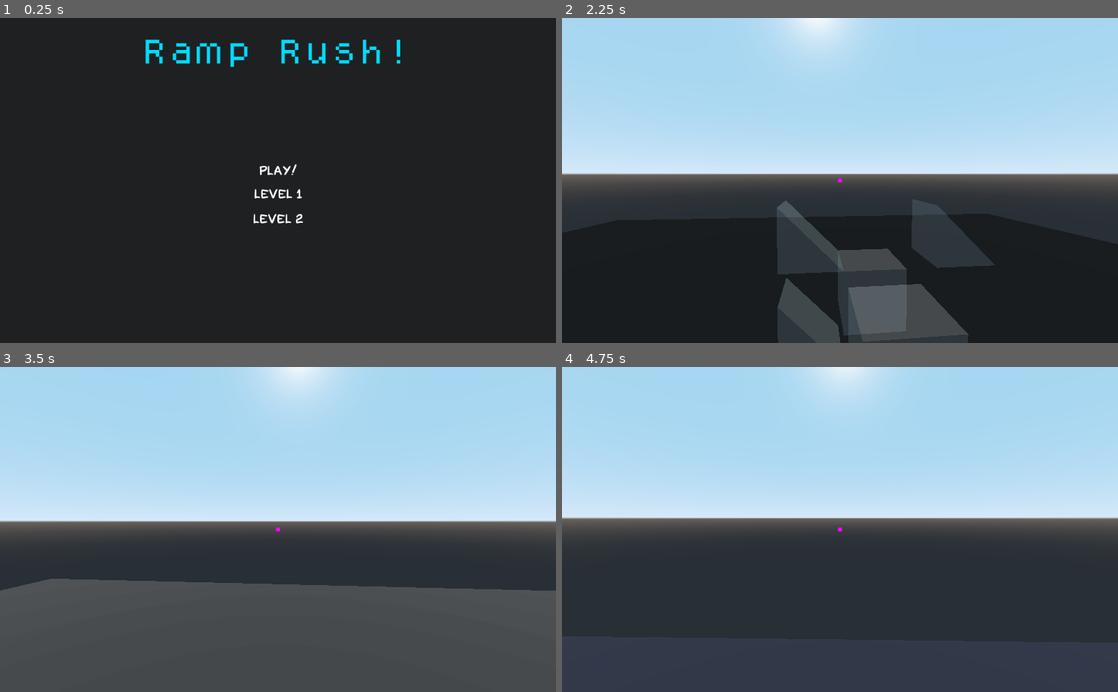
Above: before the commit, frames 1-4 (two rows, left to right).
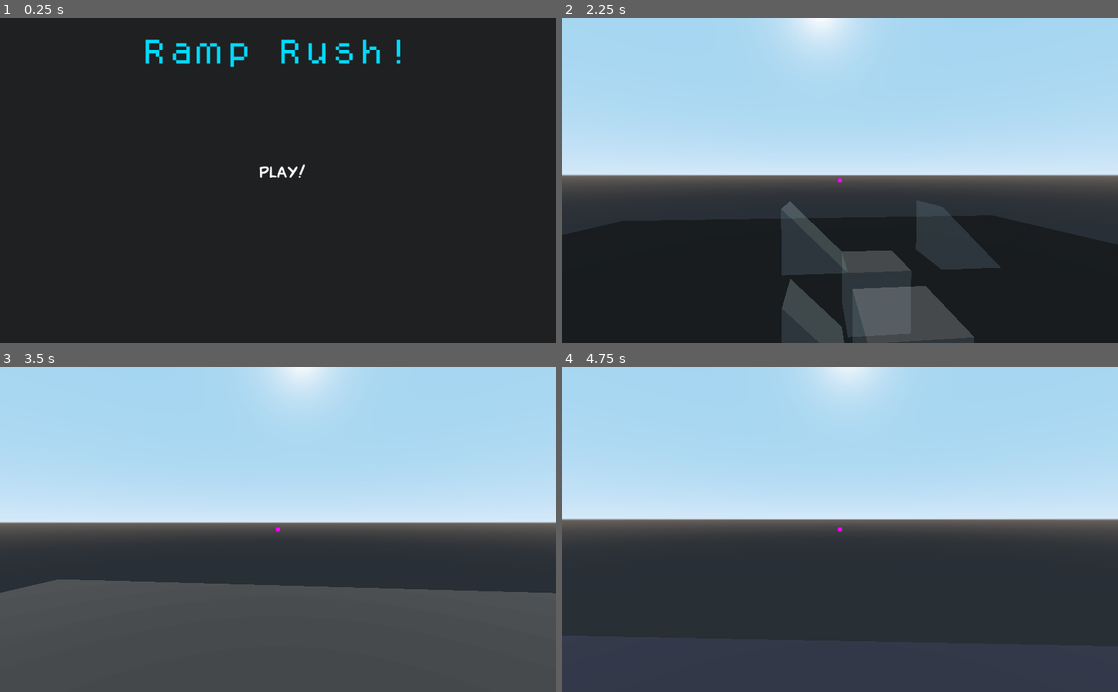
Above: after the commit, the same moments.

Repository: lpszeto/Ramp_Rush
Game: Godot game, scene res://Menu.tscn
The game is run twice, just before and just after one commit, with the same random seed, the same clock (stepped at 60 frames per second) and the same inputs.
Inputs (mouse positions are in pixels of both pictures, inside the frame that each line leads up to):
- Up to frame 1 (0.25 s): no input
- Up to frame 2 (2.25 s): click (840, 219) at 0.5 s, where only the run before the commit has a clickable "Level 2"; click "Play!" at 1.25 s; tap Enter (ui_accept) at 2 s; move the mouse to (867, 180) at 2.02 s; hold W (forward) from 2.03 s (still down); click (867, 180) at 2.1 s
- Up to frame 3 (3.5 s): keep holding W (forward); tap Enter (ui_accept) at 2.27, 3.02 s; move the mouse to (250, 529) at 2.77 s; click (250, 529) at 2.85 s
- Up to frame 4 (4.75 s): keep holding W (forward); move the mouse to (851, 523) at 3.52 s; click (851, 523) at 3.6 s; tap Enter (ui_accept) at 4.25, 4.52 s; move the mouse to (834, 536) at 4.27 s; click (834, 536) at 4.35 s

The runs differ from the first frame. In frame 1, 0.4% of the frame differs, in the area x 45-55%, y 44-64%; in frame 2, 2.3%, in the area x 0-100%, y 47-100%; in frame 3, 1.2%; in frame 4, 0.7%.

Commit message:
delete level 1 and 2

Diff:
--- a/Ramp Rush/Menu.tscn
+++ b/Ramp Rush/Menu.tscn
@@ -47,34 +47,4 @@
 flat = true
 script = ExtResource( 3 )
 
-[node name="Level_1" type="Button" parent="."]
-anchor_left = 0.5
-anchor_top = 0.5
-anchor_right = 0.5
-anchor_bottom = 0.5
-margin_left = -50.5
-margin_top = 9.0
-margin_right = 50.5
-margin_bottom = 41.0
-theme = ExtResource( 2 )
-custom_colors/font_color = Color( 1, 1, 1, 1 )
-custom_colors/font_color_hover = Color( 0, 1, 0.109804, 1 )
-text = "Level 1"
-flat = true
-
-[node name="Level_2" type="Button" parent="."]
-anchor_left = 0.5
-anchor_top = 0.5
-anchor_right = 0.5
-anchor_bottom = 0.5
-margin_left = -52.0
-margin_top = 55.0
-margin_right = 52.0
-margin_bottom = 87.0
-theme = ExtResource( 2 )
-custom_colors/font_color = Color( 1, 1, 1, 1 )
-custom_colors/font_color_hover = Color( 0.945098, 1, 0, 1 )
-text = "Level 2"
-flat = true
-
 [connection signal="pressed" from="Play" to="Play" method="_on_Play_pressed"]
--- a/Ramp Rush/ui_theme.tres
+++ b/Ramp Rush/ui_theme.tres
@@ -3,7 +3,7 @@
 [ext_resource path="res://fonts/Redkost Comic.otf" type="DynamicFontData" id=1]
 
 [sub_resource type="DynamicFont" id=1]
-size = 24
+size = 30
 font_data = ExtResource( 1 )
 
 [resource]
